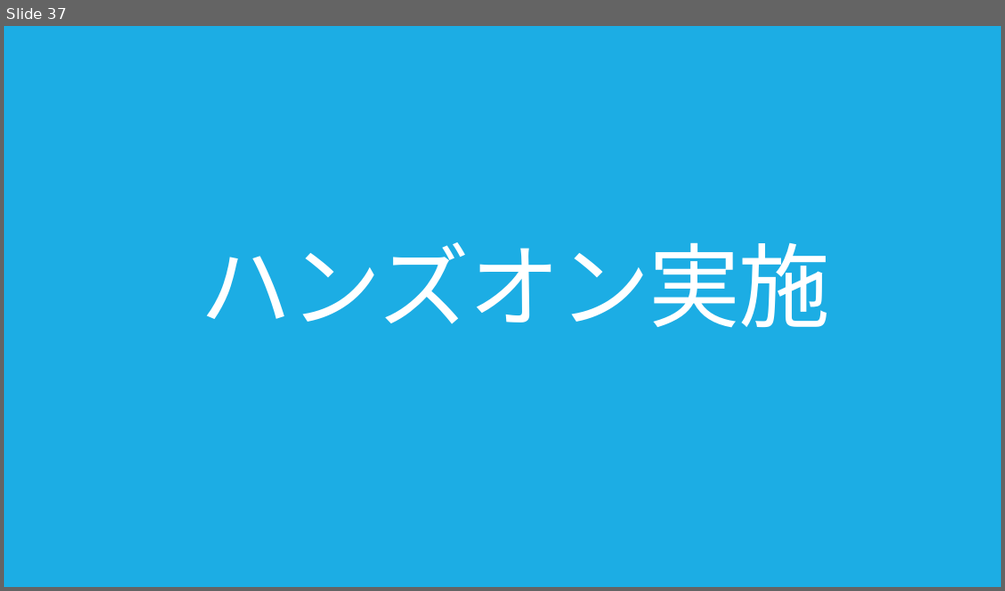
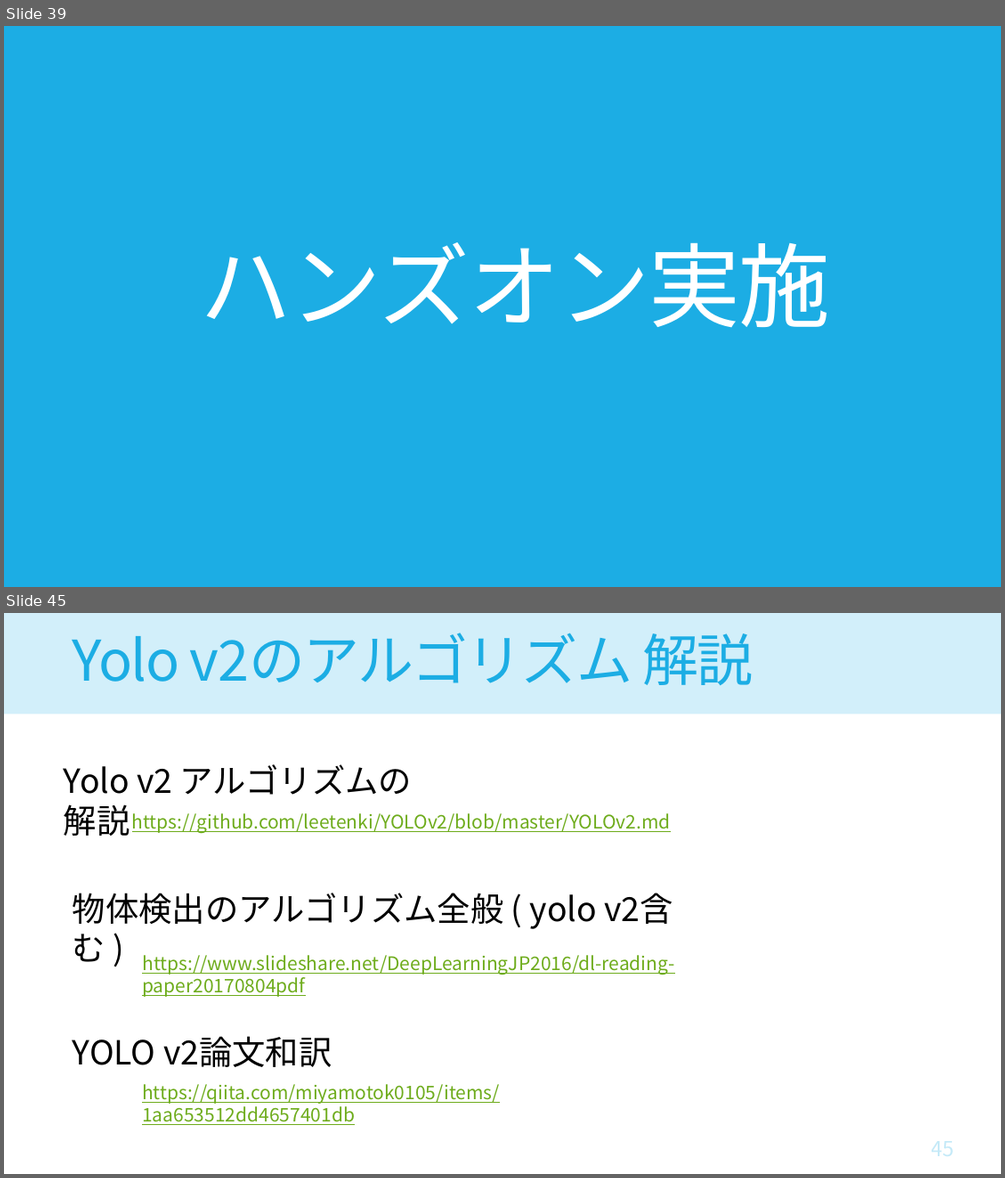
Before and after one commit to houkiboshiComet/Object-Detector-Hands-On, a slide deck: doc/CV_DNN_Hands-On2.pptx. Shown one above the other, each under a label of ours: slide 37 before the commit, slides 39 and 45 after it; the slides between them are not shown. The pictures are 1005x591 and 1005x1178 pixels, drawn with LibreOffice and Linux fonts; fonts in the diff are those of the drawing. Boxes give left, top, right and bottom in pixels: in the first picture for what was removed or moved away, otherwise in the second. Text is boxed around its words. In the diff, an @@ line names an element or a change of style, - is before the commit and + after.

```diff
--- a/doc/CV_DNN_Hands-On2.pptx
+++ b/doc/CV_DNN_Hands-On2.pptx
@@ slide 45 added at (x1=4, y1=613, x2=1001, y2=1174), background #FFFFFF @@
@@ rectangle added at (x1=4, y1=613, x2=1001, y2=714), fill #D2EFFA @@
@@ title added at (x1=73, y1=633, x2=753, y2=685), 54 pt, text #1CADE4 @@
+Yolo v2のアルゴリズム 解説
@@ text added at (x1=64, y1=764, x2=412, y2=835), 32 pt, text #000000 @@
+Yolo v2 アルゴリズムの解説
@@ text added at (x1=132, y1=813, x2=671, y2=833), 18 pt, text #6EAC1C, underline @@
+https://github.com/leetenki/YOLOv2/blob/master/YOLOv2.md
@@ text added at (x1=73, y1=892, x2=597, y2=929), 32 pt, text #000000 @@
+物体検出のアルゴリズム全般 ( yolo v2含む )
@@ text added at (x1=142, y1=955, x2=674, y2=997), 18 pt, text #6EAC1C, underline @@
+https://www.slideshare.net/DeepLearningJP2016/dl-reading-paper20170804pdf
@@ text added at (x1=73, y1=1036, x2=332, y2=1067), 32 pt, text #000000 @@
+YOLO v2論文和訳
@@ text added at (x1=142, y1=1084, x2=500, y2=1125), 18 pt, text #6EAC1C, underline @@
+https://qiita.com/miyamotok0105/items/1aa653512dd4657401db
@@ what was slide 37 is now slide 39 @@
```
Also in this commit, not shown: 7 slides changed, 9 other slides added, 30 slides removed, 2 other files.
